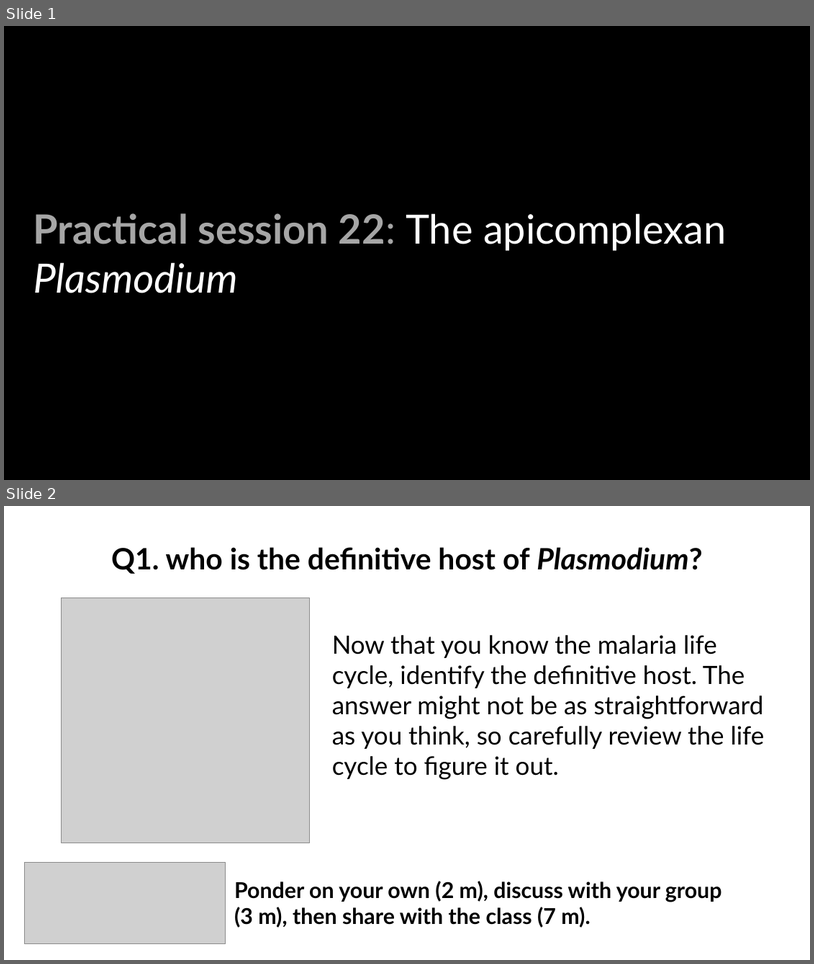
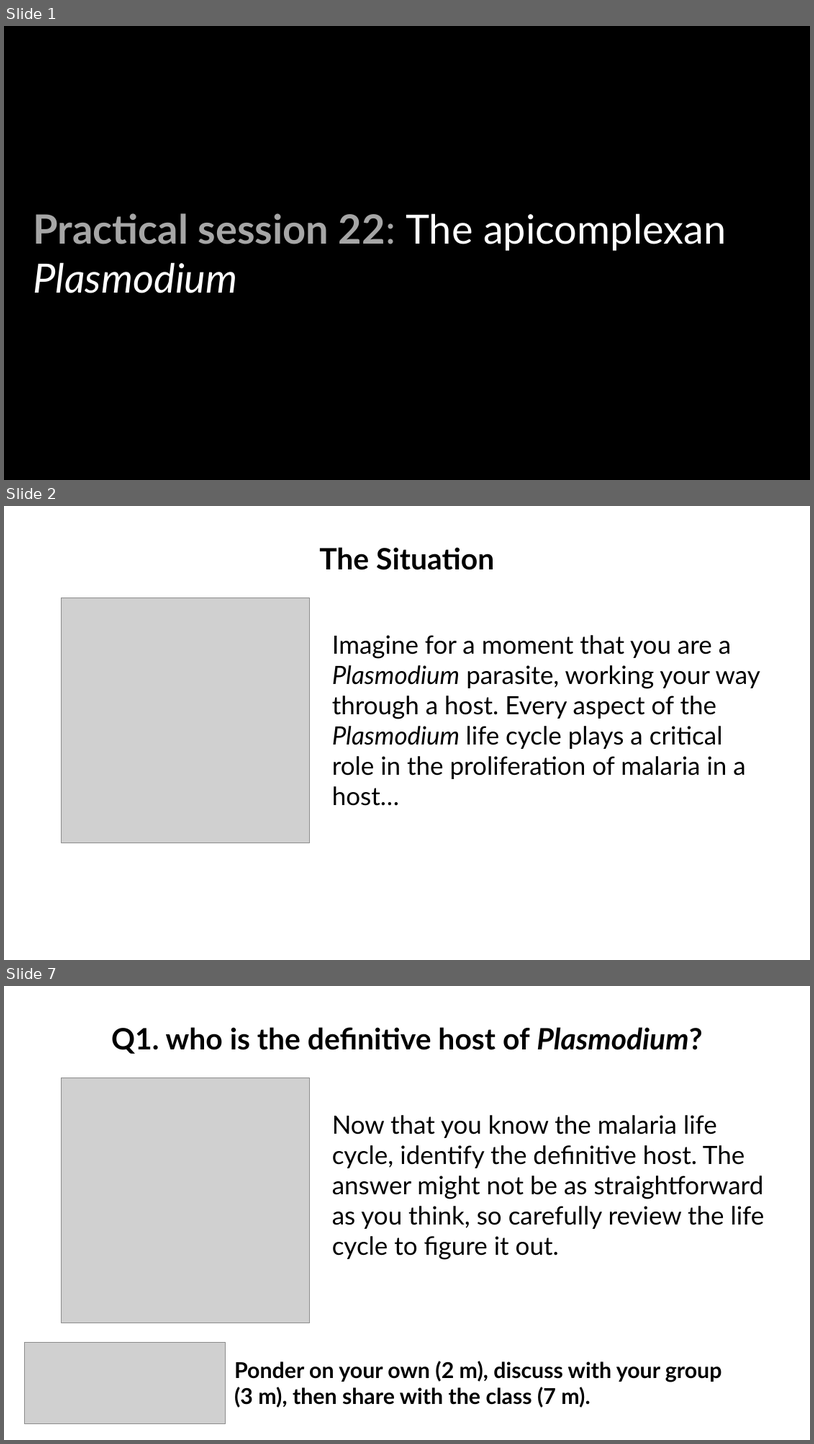
Before and after one commit to wood-lab/fish_406, a slide deck: lectures/in-class_activities/class_22.pptx. Shown one above the other, each under a label of ours: slides 1 and 2 before the commit, slides 1, 2 and 7 after it; the slides between them are not shown. The pictures are 814x964 and 814x1444 pixels, drawn with LibreOffice and Linux fonts; fonts in the diff are those of the drawing; grey boxes stand for pictures. Boxes give left, top, right and bottom in pixels: in the first picture for what was removed or moved away, otherwise in the second. Text is boxed around its words. In the diff, an @@ line names an element or a change of style, - is before the commit and + after.

```diff
--- a/lectures/in-class_activities/class_22.pptx
+++ b/lectures/in-class_activities/class_22.pptx
@@ slide 2 added at (x1=4, y1=506, x2=810, y2=960), background #FFFFFF @@
@@ text added at (x1=319, y1=547, x2=494, y2=570), 35 pt, text #000000, bold @@
+The Situation
@@ picture added at (x1=62, y1=598, x2=309, y2=843) @@
@@ text added at (x1=332, y1=635, x2=761, y2=806), 30 pt, text #000000 @@
+Imagine for a moment that you are a Plasmodium parasite, working your way through a host. Every aspect of the Plasmodium life cycle plays a critical role in the proliferation of malaria in a host…
@@ what was slide 2 is now slide 7 @@
```
Also in this commit, not shown: 4 other slides added.
